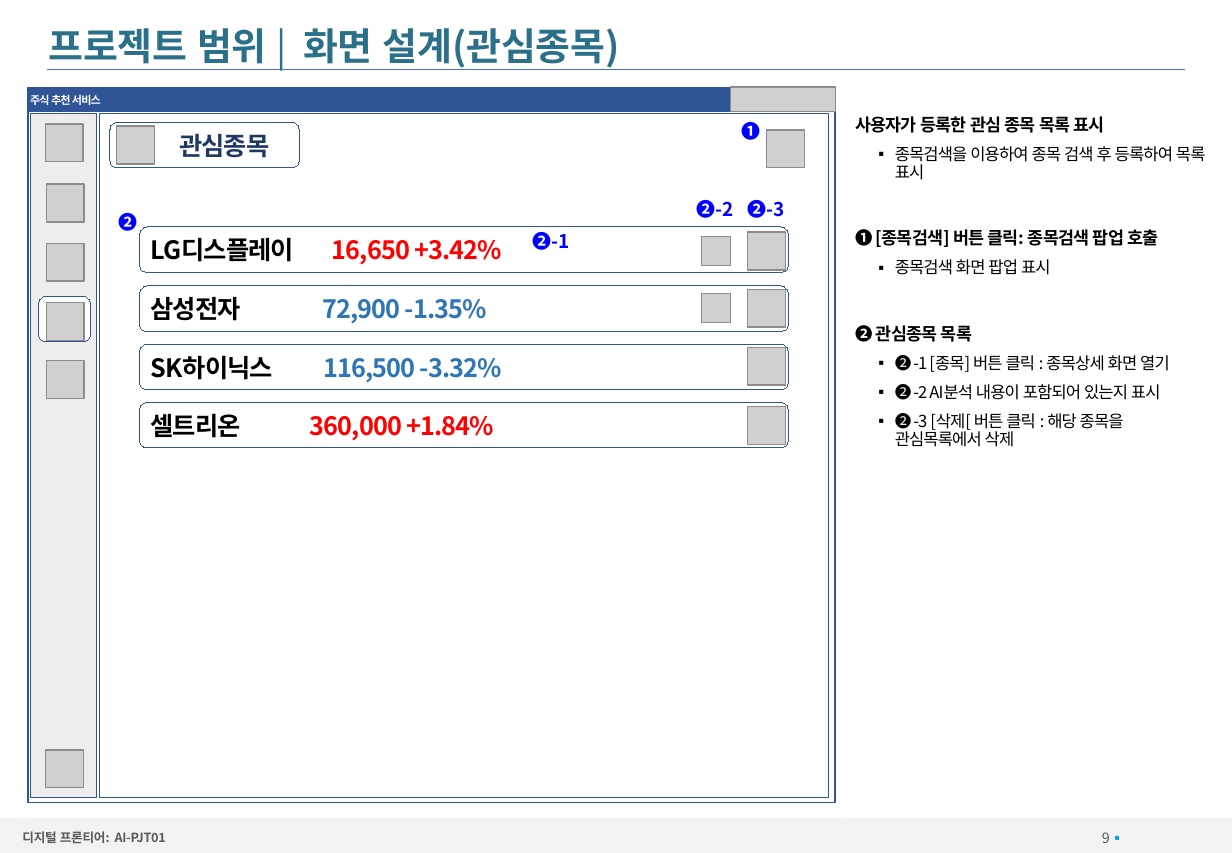
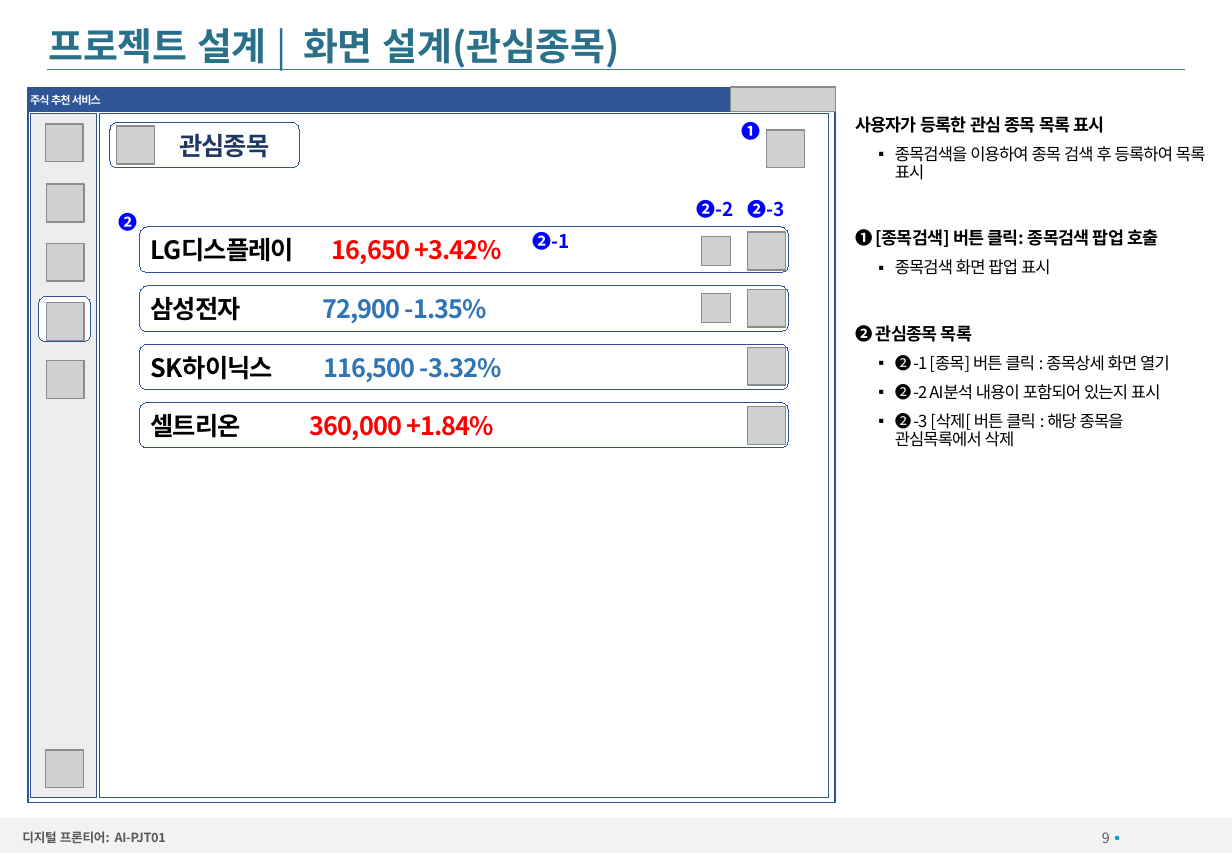
Before and after one commit to chaegon/DigitalFrontier, a slide deck: slide 9 of 산출물/00.보고서/AI3팀_펀더멘탈 분석을 통한 주식 추천 서비스_착수보고서.pptx. Drawn at 1232x853 pixels with LibreOffice and Linux fonts; fonts in the diff are those of the drawing; grey boxes stand for pictures; background and template pictures are left out. Boxes give left, top, right and bottom in pixels: in the first picture for what was removed or moved away, otherwise in the second. Text is boxed around its words. In the diff, an @@ line names an element or a change of style, - is before the commit and + after.

```diff
--- a/산출물/00.보고서/AI3팀_펀더멘탈 분석을 통한 주식 추천 서비스_착수보고서.pptx
+++ b/산출물/00.보고서/AI3팀_펀더멘탈 분석을 통한 주식 추천 서비스_착수보고서.pptx
@@ title at (x1=49, y1=28, x2=620, y2=70): text changed @@
-프로젝트 범위 | 화면 설계(관심종목)
+프로젝트 설계 | 화면 설계(관심종목)
```
Also in this commit, not shown: 11 other slides changed, 1 other file.
